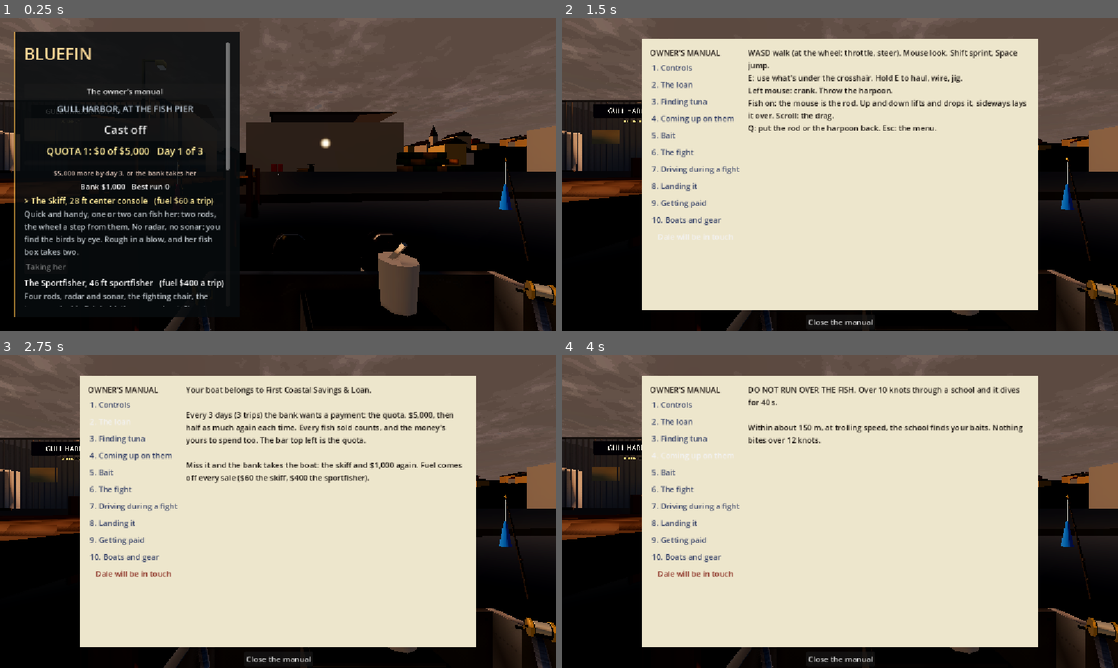
Above: before the commit, frames 1-4 (two rows, left to right).
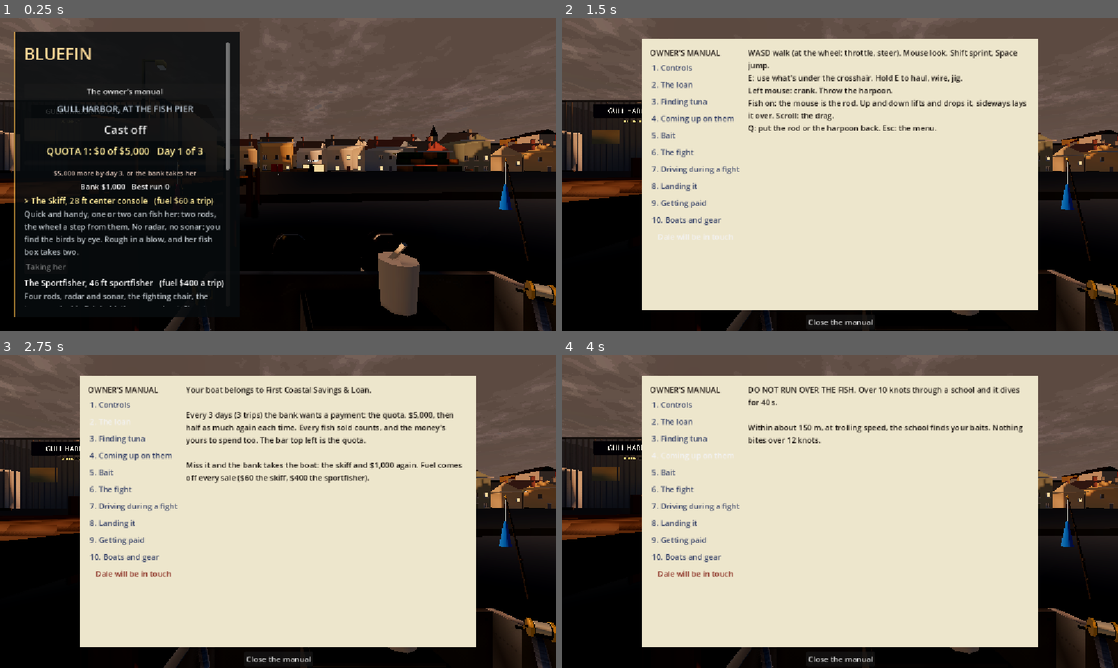
Above: after the commit, the same moments.

Repository: Kortev/Gull-Harbor
Game: Godot game, scene res://sea/sea.tscn
The game is run twice, just before and just after one commit, with the same random seed, the same clock (stepped at 60 frames per second) and the same inputs.
Inputs:
- Up to frame 1 (0.25 s): no input
- Up to frame 2 (1.5 s): click "The owner's manual" at 0.5 s; click "Dale's tips again" at 1.25 s
- Up to frame 3 (2.75 s): click "2. The loan" at 2 s
- Up to frame 4 (4 s): click "3. Finding tuna" at 2.75 s; click "4. Coming up on them" at 3.5 s

The runs differ from the first frame. In frame 1, 6.3% of the frame differs, in the area x 43-100%, y 30-50%; in frame 2, 1.6%; in frame 3, 1.6%; in frame 4, 1.6%.

Commit message:
The harbour front up close: houses, shops, sheds and a street you can look at from the pier
Two rows of houses facing the water, each with windows (frames, sills, glazing bars, some lit at night), a door
and step, a chimney, eaves and a ridge; the Harbor Master, Bait & Tackle, the Gull Cafe and the Chandlery with
shopfronts and striped awnings; the quay's sheds in ribbed tin with roller doors and high windows (the ice plant,
nets, the boatyard); a street behind the quay with lamps, benches and parked pickups. The far town keeps its
distance version and leaves the front to these.

Co-Authored-By: Claude Opus 5.5 <noreply@anthropic.com>

Diff:
--- a/sea/harbour.gd
+++ b/sea/harbour.gd
@@ -37,8 +37,11 @@
 	_pier(st, FINGER_X, FINGER_OUT, FINGER_W, DECK_Y - 0.6, false)
 	_shed(st)
 	_clutter(st)
+	_warehouses(st)
+	_front(st)
 	_finish(st)
 	_sign()
+	_front_signs()
 	_boats()
 	_birds()
 
@@ -205,6 +208,36 @@
 	_lamps.append(glass)
 
 
+## The quay's other sheds: the ice plant (the big one), net stores and a boat shed, each corrugated tin with its
+## ribs, a roller door or two, a row of high windows, a pitched roof.
+func _warehouses(st: SurfaceTool) -> void:
+	for w: Array in [[-150.0, Vector3(20, 7, 13), Color(0.82, 0.78, 0.7), "NETS"],
+			[-95.0, Vector3(22, 8, 14), Color(0.55, 0.62, 0.66), ""],
+			[-25.0, Vector3(38, 10, 20), Color(0.62, 0.66, 0.68), "GULL HARBOR ICE"],
+			[130.0, Vector3(20, 7, 13), Color(0.7, 0.5, 0.38), "BOATYARD"]]:
+		var x := float(w[0])
+		var size: Vector3 = w[1]
+		var tin: Color = w[2]
+		var c := Vector3(x, QUAY_Y, _shore(x) + 17.0)
+		var front := c.z - size.z * 0.5
+		_box(st, c + Vector3(0, size.y * 0.5, 0), size, tin, 0.0)
+		for k in int(size.x / 0.5):
+			_box(st, Vector3(c.x - size.x * 0.5 + 0.25 + k * 0.5, c.y + size.y * 0.5, front - 0.02),
+					Vector3(0.08, size.y, 0.05), tin.darkened(0.14), 0.0)
+		_roof(st, c + Vector3(0, size.y, 0), size.x + 1.0, size.z + 1.0, 2.2, Color(0.36, 0.4, 0.43))
+		# roller doors (one half up, showing the dark), a row of high windows along the front
+		for k: int in [-1, 1] if size.x > 30.0 else [0]:
+			var dx: float = c.x + k * size.x * 0.25
+			_box(st, Vector3(dx, c.y + 2.0, front - 0.05), Vector3(5.0, 4.0, 0.06), Color(0.07, 0.08, 0.09), 0.0)
+			_box(st, Vector3(dx, c.y + (3.4 if k != 1 else 2.2), front - 0.08),
+					Vector3(5.2, 1.4 if k != 1 else 3.8, 0.06), tin.darkened(0.25), 0.0)
+		for k in int(size.x / 3.0):
+			var wx := c.x - size.x * 0.5 + 1.5 + k * 3.0
+			_box(st, Vector3(wx, c.y + size.y - 1.4, front - 0.05), Vector3(1.6, 0.8, 0.05), Color(0.12, 0.14, 0.17), 0.0)
+		if not str(w[3]).is_empty():
+			_shops.append([Vector3(c.x, c.y + size.y - 2.8, front - 0.1), str(w[3]), 0.022])
+
+
 ## The fish buyer's: a corrugated shed on the quay at the pier's root, its roller door open on the pier, a gantry
 ## out over the edge with the hanging scale under it.
 func _shed(st: SurfaceTool) -> void:
@@ -292,6 +325,179 @@
 	_cyl(st, base + Vector3(-1.4, 0.0, 1.8), 0.25, 0.5, 0.45, 9, Color(0.75, 0.68, 0.45))
 
 
+## The harbour front: a street along the back of the quay (lamps, benches, a couple of pickups), and the houses
+## facing the water in two rows up the slope behind it, each with its windows, door, chimney and eaves; the harbour
+## master's office, the bait and tackle shop, the cafe and the chandlery among them. Some windows lit after dark.
+const WALLS := [Color(0.92, 0.9, 0.84), Color(0.86, 0.8, 0.66), Color(0.62, 0.72, 0.8), Color(0.88, 0.76, 0.5),
+		Color(0.72, 0.4, 0.32), Color(0.95, 0.95, 0.93), Color(0.55, 0.62, 0.55)]
+const ROOFS := [Color(0.5, 0.2, 0.16), Color(0.28, 0.3, 0.34), Color(0.4, 0.28, 0.22), Color(0.22, 0.24, 0.27)]
+const SHOPS := {3: "HARBOR MASTER", 9: "BAIT & TACKLE", 15: "THE GULL CAFE", 22: "CHANDLERY"}
+var _shops := []          # [where the sign goes, what it says]
+
+
+func _front(st: SurfaceTool) -> void:
+	# the street: tarmac behind the quay apron, a kerb, lamps and benches
+	var x := Landmarks.FRONT_X.x
+	while x < Landmarks.FRONT_X.y:
+		var x1 := x + 10.0
+		var z0 := _shore(x) + 28.0
+		var z1 := _shore(x1) + 28.0
+		_quad(st, Vector3(x, QUAY_Y + 0.02, z0), Vector3(x1, QUAY_Y + 0.02, z1), Vector3(x1, QUAY_Y + 0.02, z1 + 7.0),
+				Vector3(x, QUAY_Y + 0.02, z0 + 7.0), Color(0.24, 0.25, 0.26))
+		_box(st, Vector3((x + x1) * 0.5, QUAY_Y + 0.08, (z0 + z1) * 0.5 + 7.2), Vector3(10.0, 0.16, 0.4),
+				Color(0.6, 0.6, 0.58), -atan2(z1 - z0, 10.0))
+		if posmod(int(x), 30) == 0:
+			_lamp(st, Vector3(x + 0.5, QUAY_Y, (z0 + z1) * 0.5 - 0.6))
+		if posmod(int(x), 40) == 10:
+			_bench(st, Vector3(x + 3.0, QUAY_Y, (z0 + z1) * 0.5 - 1.2))
+		x = x1
+	_pickup(st, Vector3(-30.0, QUAY_Y, _shore(-30.0) + 31.5), Color(0.55, 0.12, 0.1))
+	_pickup(st, Vector3(95.0, QUAY_Y, _shore(95.0) + 33.0), Color(0.82, 0.82, 0.8))
+	# the houses: a row along the street and a row above, shoulder to shoulder, each its own width and colour
+	var n := 0
+	for row in 2:
+		var hx := Landmarks.FRONT_X.x + 4.0 + row * 7.0
+		while hx < Landmarks.FRONT_X.y - 8.0:
+			var w := 7.0 + 4.0 * _hash(n * 13 + 1)
+			var d := 39.0 + row * 24.0 + 3.0 * _hash(n * 7)
+			var cx := hx + w * 0.5
+			var ground := marks.land_h(cx, d) if marks != null else QUAY_Y
+			var c := Vector3(cx, ground, _shore(cx) + d)
+			var shop: String = SHOPS.get(n, "") if row == 0 else ""
+			_house(st, c, w, 8.0 + 3.0 * _hash(n * 3), 5.5 + 4.5 * _hash(n * 11) + (1.5 if row == 1 else 0.0),
+					WALLS[(n * 5 + row) % WALLS.size()], ROOFS[(n * 3) % ROOFS.size()], n, shop)
+			hx += w + 0.6 + 2.5 * _hash(n * 17)
+			n += 1
+
+
+## A house facing the sea (-z) at `c` (the middle of its front, at the ground): walls, a gabled roof with eaves, a
+## ridge cap and a fascia, windows with frames and sills, a door with its step, a chimney. `shop`: a shopfront instead
+## of the ground floor windows, a striped awning, its sign.
+func _house(st: SurfaceTool, c: Vector3, w: float, l: float, tall: float, wall: Color, roof: Color, n: int,
+		shop: String) -> void:
+	_box(st, c + Vector3(0.0, tall * 0.5 - 1.5, l * 0.5), Vector3(w, tall + 3.0, l), wall, 0.0)
+	# a plinth, darker, where it meets the street
+	_box(st, c + Vector3(0.0, 0.25, l * 0.5 - 0.02), Vector3(w + 0.06, 0.5, l + 0.06), wall.darkened(0.35), 0.0)
+	# the roof: pitched front and back (a gable at each side), the eaves out over the walls
+	var top := c + Vector3(0.0, tall, l * 0.5)
+	var rise := 2.2 + 1.6 * _hash(n * 29)
+	var e := 0.45
+	var a := top + Vector3(-w * 0.5 - e, -0.1, -l * 0.5 - e)
+	var b := top + Vector3(w * 0.5 + e, -0.1, -l * 0.5 - e)
+	var f := top + Vector3(w * 0.5 + e, -0.1, l * 0.5 + e)
+	var g := top + Vector3(-w * 0.5 - e, -0.1, l * 0.5 + e)
+	var r0 := top + Vector3(-w * 0.5 - e, rise, 0.0)
+	var r1 := top + Vector3(w * 0.5 + e, rise, 0.0)
+	_quad(st, a, r0, r1, b, roof)
+	_quad(st, g, f, r1, r0, roof * 0.85)
+	_tri(st, top + Vector3(-w * 0.5, 0, -l * 0.5), top + Vector3(-w * 0.5, 0, l * 0.5),
+			top + Vector3(-w * 0.5, rise - 0.05, 0), wall * 0.85)
+	_tri(st, top + Vector3(w * 0.5, 0, -l * 0.5), top + Vector3(w * 0.5, rise - 0.05, 0),
+			top + Vector3(w * 0.5, 0, l * 0.5), wall * 0.85)
+	_box(st, top + Vector3(0, rise + 0.05, 0), Vector3(w + e * 2.0 + 0.1, 0.12, 0.25), roof.darkened(0.3), 0.0)
+	_box(st, top + Vector3(0, -0.12, -l * 0.5 - e), Vector3(w + e * 2.0, 0.2, 0.06), Color(0.92, 0.92, 0.9), 0.0)
+	# the chimney, off to one side
+	var side := -1.0 if _hash(n * 31) < 0.5 else 1.0
+	_box(st, top + Vector3(side * w * 0.3, rise * 0.7 + 0.6, 0.6), Vector3(0.7, rise * 0.6 + 1.6, 0.7),
+			Color(0.55, 0.32, 0.26) if n % 3 else Color(0.6, 0.6, 0.58), 0.0)
+	_box(st, top + Vector3(side * w * 0.3, rise + 1.45, 0.6), Vector3(0.85, 0.12, 0.85), Color(0.3, 0.3, 0.3), 0.0)
+	# the windows: upstairs, and down unless it's a shop
+	var floors := 2 if tall > 7.0 else 1
+	var cols := maxi(2, int(w / 2.6))
+	var front := c.z - 0.03
+	for fl in floors:
+		if fl == 0 and not shop.is_empty():
+			continue
+		var y := c.y + 1.6 + 3.0 * fl
+		if floors == 1:
+			y = c.y + tall - 2.4
+		for k in cols:
+			if fl == 0 and k == cols / 2:
+				continue           # (the door's there)
+			_window(st, Vector3(c.x - w * 0.5 + (k + 0.5) * w / cols, y, front), n * 10 + fl * 5 + k)
+	if shop.is_empty():
+		var dx := c.x - w * 0.5 + (cols / 2 + 0.5) * w / cols
+		var doors := [Color(0.15, 0.3, 0.5), Color(0.5, 0.15, 0.12), Color(0.2, 0.35, 0.22), Color(0.25, 0.2, 0.15)]
+		_box(st, Vector3(dx, c.y + 1.05, front), Vector3(0.95, 2.1, 0.08), doors[n % 4], 0.0)
+		_box(st, Vector3(dx, c.y + 2.15, front - 0.02), Vector3(1.2, 0.12, 0.12), Color(0.92, 0.92, 0.9), 0.0)
+		_box(st, Vector3(dx, c.y + 0.08, front - 0.3), Vector3(1.3, 0.16, 0.6), Color(0.55, 0.55, 0.53), 0.0)
+	else:
+		_box(st, Vector3(c.x, c.y + 1.4, front), Vector3(w - 1.0, 2.4, 0.06), Color(0.85, 0.75, 0.5), 0.0)
+		_box(st, Vector3(c.x, c.y + 1.3, front - 0.03), Vector3(w - 1.4, 2.0, 0.04), Color(0.12, 0.14, 0.16), 0.0)
+		for k in 6:
+			var sx := c.x - (w - 1.0) * 0.5 + (k + 0.5) * (w - 1.0) / 6.0
+			_box(st, Vector3(sx, c.y + 2.9, front - 0.6), Vector3((w - 1.0) / 6.0, 0.08, 1.2),
+					Color(0.85, 0.2, 0.15) if k % 2 == 0 else Color(0.95, 0.94, 0.9), 0.0)
+		_shops.append([Vector3(c.x, c.y + 3.5, front - 0.06), shop])
+		_window_glow(Vector3(c.x, c.y + 1.3, front - 0.05), Vector2(w - 1.6, 1.8))
+
+
+## A window: the dark glass, a white frame and glazing bar, the sill under it. About one in four lit after dark.
+func _window(st: SurfaceTool, at: Vector3, n: int) -> void:
+	_box(st, at, Vector3(1.1, 1.3, 0.05), Color(0.92, 0.92, 0.9), 0.0)
+	_box(st, at - Vector3(0, 0, 0.02), Vector3(0.9, 1.1, 0.04), Color(0.1, 0.12, 0.15), 0.0)
+	_box(st, at - Vector3(0, 0, 0.03), Vector3(0.06, 1.1, 0.04), Color(0.92, 0.92, 0.9), 0.0)
+	_box(st, at + Vector3(0, -0.7, -0.08), Vector3(1.3, 0.1, 0.2), Color(0.8, 0.8, 0.78), 0.0)
+	if _hash(n * 37 + 5) < 0.28:
+		_window_glow(at - Vector3(0, 0, 0.05), Vector2(0.85, 1.05))
+
+
+## A lit pane, showing after dark only.
+func _window_glow(at: Vector3, size: Vector2) -> void:
+	var q := MeshInstance3D.new()
+	var qm := QuadMesh.new()
+	qm.size = size
+	q.mesh = qm
+	q.rotation.y = PI
+	q.position = at
+	if _glow == null:
+		_glow = StandardMaterial3D.new()
+		_glow.shading_mode = BaseMaterial3D.SHADING_MODE_UNSHADED
+		_glow.albedo_color = Color(1.0, 0.8, 0.5)
+		_glow.cull_mode = BaseMaterial3D.CULL_DISABLED
+	q.material_override = _glow
+	q.cast_shadow = GeometryInstance3D.SHADOW_CASTING_SETTING_OFF
+	add_child(q)
+	_lamps.append(q)
+
+
+var _glow: StandardMaterial3D
+
+
+func _bench(st: SurfaceTool, at: Vector3) -> void:
+	var wood := Color(0.45, 0.32, 0.2)
+	_box(st, at + Vector3(0, 0.45, 0), Vector3(1.8, 0.06, 0.45), wood, 0.0)
+	_box(st, at + Vector3(0, 0.8, 0.22), Vector3(1.8, 0.35, 0.05), wood, 0.0)
+	for s: float in [-0.8, 0.8]:
+		_box(st, at + Vector3(s, 0.22, 0), Vector3(0.06, 0.45, 0.45), Color(0.15, 0.15, 0.16), 0.0)
+
+
+## A pickup parked along the street.
+func _pickup(st: SurfaceTool, at: Vector3, paint: Color) -> void:
+	_box(st, at + Vector3(0, 0.75, 0), Vector3(5.2, 0.7, 1.9), paint, 0.0)
+	_box(st, at + Vector3(-0.6, 1.45, 0), Vector3(1.9, 0.8, 1.8), paint, 0.0)
+	_box(st, at + Vector3(-0.6, 1.5, 0), Vector3(1.95, 0.55, 1.7), Color(0.12, 0.15, 0.18), 0.0)
+	_box(st, at + Vector3(1.4, 1.15, 0), Vector3(2.2, 0.1, 1.9), paint.darkened(0.3), 0.0)
+	for wx: float in [-1.7, 1.7]:
+		for wz: float in [-0.9, 0.9]:
+			_box(st, at + Vector3(wx, 0.38, wz), Vector3(0.75, 0.75, 0.3), Color(0.08, 0.08, 0.08), 0.0)
+
+
+## The shops' signs, over their awnings.
+func _front_signs() -> void:
+	for s: Array in _shops:
+		var t := Label3D.new()
+		t.text = str(s[1])
+		t.font_size = 64
+		t.pixel_size = float(s[2]) if s.size() > 2 else 0.008
+		t.modulate = Color(0.15, 0.17, 0.2)
+		t.outline_modulate = Color(0.95, 0.93, 0.85)
+		t.outline_size = 18
+		t.position = s[0]
+		t.rotation.y = PI
+		add_child(t)
+
+
 ## The other boats: one on each side of the finger pier, tied up, bobbing a little.
 func _boats() -> void:
 	var b := _shore(FINGER_X) - 2.0
--- a/sea/landmarks.gd
+++ b/sea/landmarks.gd
@@ -23,6 +23,9 @@
 const RIG_KEEP_OFF := 60.0             # m from its middle the boat can't come (its legs, its anchor chains)
 const SHORE_KEEP_OFF := 30.0           # m off the water's edge the boat touches bottom
 const COAST_X := Vector2(-9000.0, 9000.0)
+## The harbour front (world x from .. to, and how far up from the water): sea/harbour.gd builds its houses up close.
+const FRONT_X := Vector2(-190.0, 200.0)
+const FRONT_D := 110.0
 const CHUNK := 2000.0                 # m of coast per piece (each sinks and shrinks on its own)
 const DRAW := 3500.0                  # m: anything further is drawn in at this distance, shrunk to match
 const CURVE_START := 350.0            # (ocean.gd's)
@@ -263,6 +266,9 @@
 		var y := land_h(x, d)
 		if y > 120.0:
 			continue
+		# (the harbour front's are sea/harbour.gd's, built for seeing up close)
+		if x > FRONT_X.x - 10.0 and x < FRONT_X.y + 10.0 and d < FRONT_D + 12.0:
+			continue
 		var at := Vector3(x, y, shore_z(x) + d) - anchor
 		var w := 8.0 + 5.0 * _hash(tries * 3)
 		var l := 9.0 + 7.0 * _hash(tries * 5)
@@ -287,6 +293,8 @@
 	# the fish quay: a warehouse and sheds along the water, and the ice plant
 	for i in 5:
 		var qx := HARBOUR_X - 160.0 + i * 70.0
+		if qx > FRONT_X.x and qx < FRONT_X.y:
+			continue           # (sea/harbour.gd's, up close)
 		var q := Vector3(qx, land_h(qx, 18.0), shore_z(qx) + 18.0) - anchor
 		var big := i == 2
 		var sz := Vector3(40, 10, 22) if big else Vector3(22, 7, 14)
